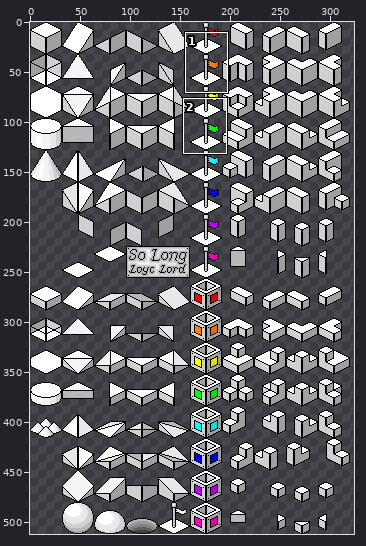
File history of a sprite sheet, Cubes.png. Above: a wide view before the commit, with the close-up outlined.
Close-up. As it was:
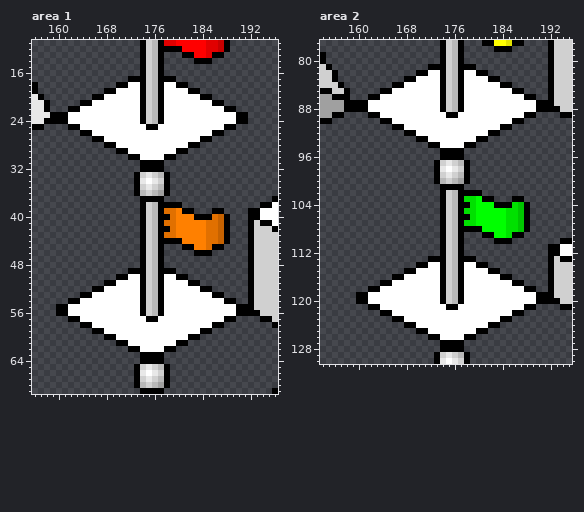
The file is 512x512 pixels. Shown: area 1: x 156..196, y 11..69; area 2: x 154..195, y 77..130. The wide view leaves out empty margins. The commit also changed other parts of the picture, which this record leaves out.
The result:
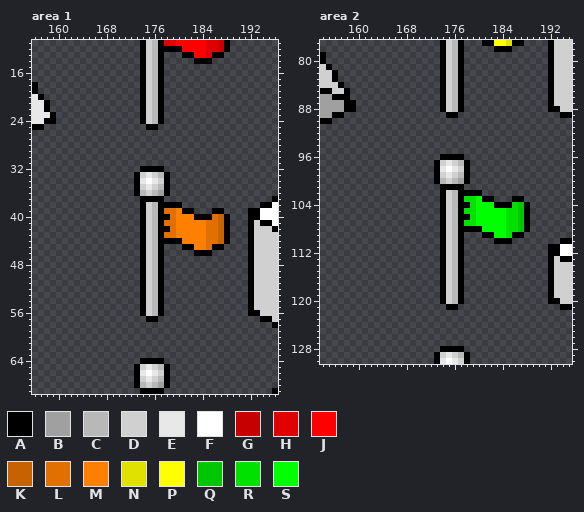
Palette (. is transparent): A #000000  B #a0a0a0  C #b8b8b8  D #d0d0d0  E #e8e8e8  F #ffffff  G #c60000  H #e10000  J #ff0000  K #c66200  L #e17000  M #ff8000  N #e1e100  P #ffff00  Q #00c600  R #00e100  S #00ff00
Difference:
Changed rows in their new state; - is an unchanged pixel.
Area 1:
first column x 160:
17 ------------..----..------------
18 ----------....----....----------
19 --------......----......--------
20 ------........----........------
21 ----..........----..........----
22 --............----............--
23 ..............----..............
24 ..............----..............
25 --.............--.............--
26 ----........................----
27 ------....................------
28 --------................--------
29 ----------............----------
30 ------------........------------
31 --------------....--------------
first column x 160:
49 ------------..----..------------
50 ----------....----....----------
51 --------......----......--------
52 ------........----........------
53 ----..........----..........----
54 --............----............--
55 ..............----..............
56 ..............----..............
57 --.............--.............--
58 ----........................----
59 ------....................------
60 --------................--------
61 ----------............----------
62 ------------........------------
63 --------------....--------------
Area 2:
first column x 160:
 81 ------------..----..------------
 82 ----------....----....----------
 83 --------......----......--------
 84 ------........----........------
 85 ----..........----..........----
 86 --............----............--
 87 ..............----..............
 88 ..............----..............
 89 --.............--.............--
 90 ----........................----
 91 ------....................------
 92 --------................--------
 93 ----------............----------
 94 ------------........------------
 95 --------------....--------------
first column x 160:
113 ------------..----..------------
114 ----------....----....----------
115 --------......----......--------
116 ------........----........------
117 ----..........----..........----
118 --............----............--
119 ..............----..............
120 ..............----..............
121 --.............--.............--
122 ----........................----
123 ------....................------
124 --------................--------
125 ----------............----------
126 ------------........------------
127 --------------....--------------
Pixel boxes of the changes (left, top, right, bottom) in both close-ups:
erased: (56, 76, 248, 166)
erased: (56, 268, 248, 358)
erased: (356, 64, 548, 154)
erased: (356, 256, 548, 346)
